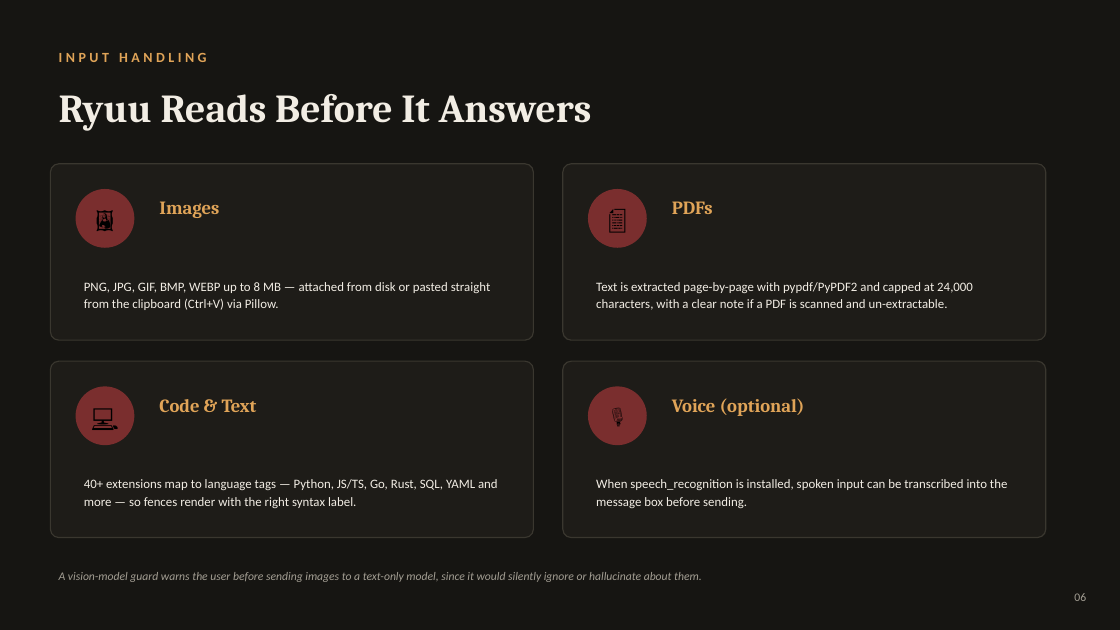
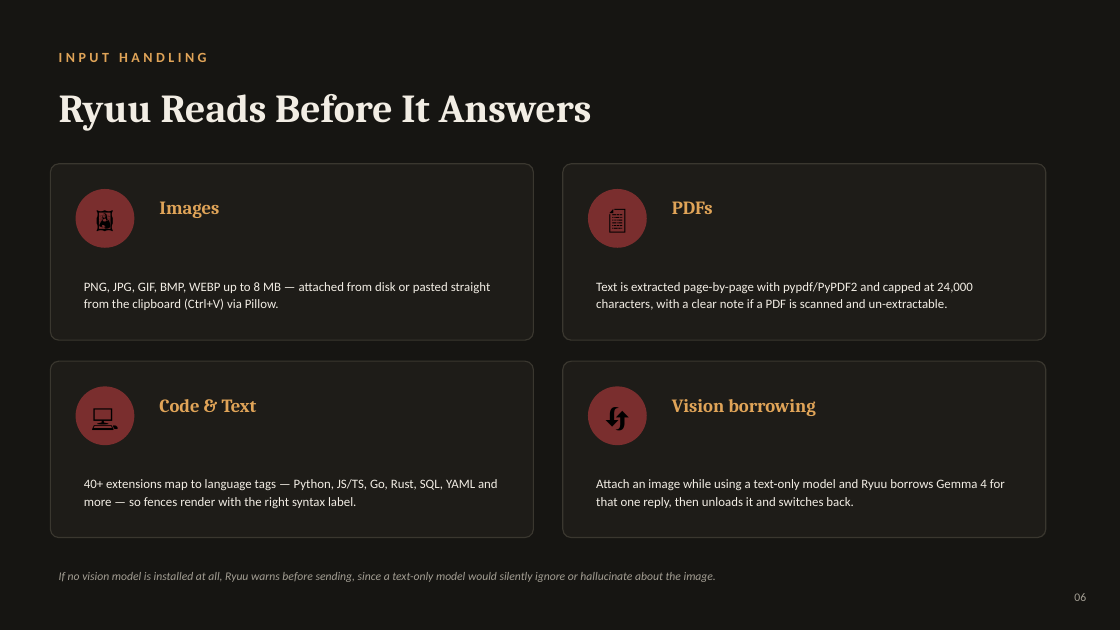
Before and after one commit to Adithya210207/ryuu-explainer-ai, a slide deck: slide 6 of Ryuu_Documentary.pptx. Drawn at 1120x630 pixels with LibreOffice and Linux fonts; fonts in the diff are those of the drawing. Boxes give left, top, right and bottom in pixels: in the first picture for what was removed or moved away, otherwise in the second. Text is boxed around its words. In the diff, an @@ line names an element or a change of style, - is before the commit and + after.

```diff
--- a/Ryuu_Documentary.pptx
+++ b/Ryuu_Documentary.pptx
@@ text at bbox=[588, 386, 647, 445]: text changed @@
-🎙
+🔄
@@ text at bbox=[672, 399, 815, 416]: text changed @@
-Voice (optional)
+Vision borrowing
@@ text at bbox=[596, 479, 1005, 508]: text changed @@
-When speech_recognition is installed, spoken input can be transcribed into the message box before sending.
+Attach an image while using a text-only model and Ryuu borrows Gemma 4 for that one reply, then unloads it and switches back.
@@ text at bbox=[59, 572, 716, 582]: text changed @@
-A vision-model guard warns the user before sending images to a text-only model, since it would silently ignore or hallucinate about them.
+If no vision model is installed at all, Ryuu warns before sending, since a text-only model would silently ignore or hallucinate about the image.
```
Also in this commit, not shown: 10 other slides changed, 2 other files.
